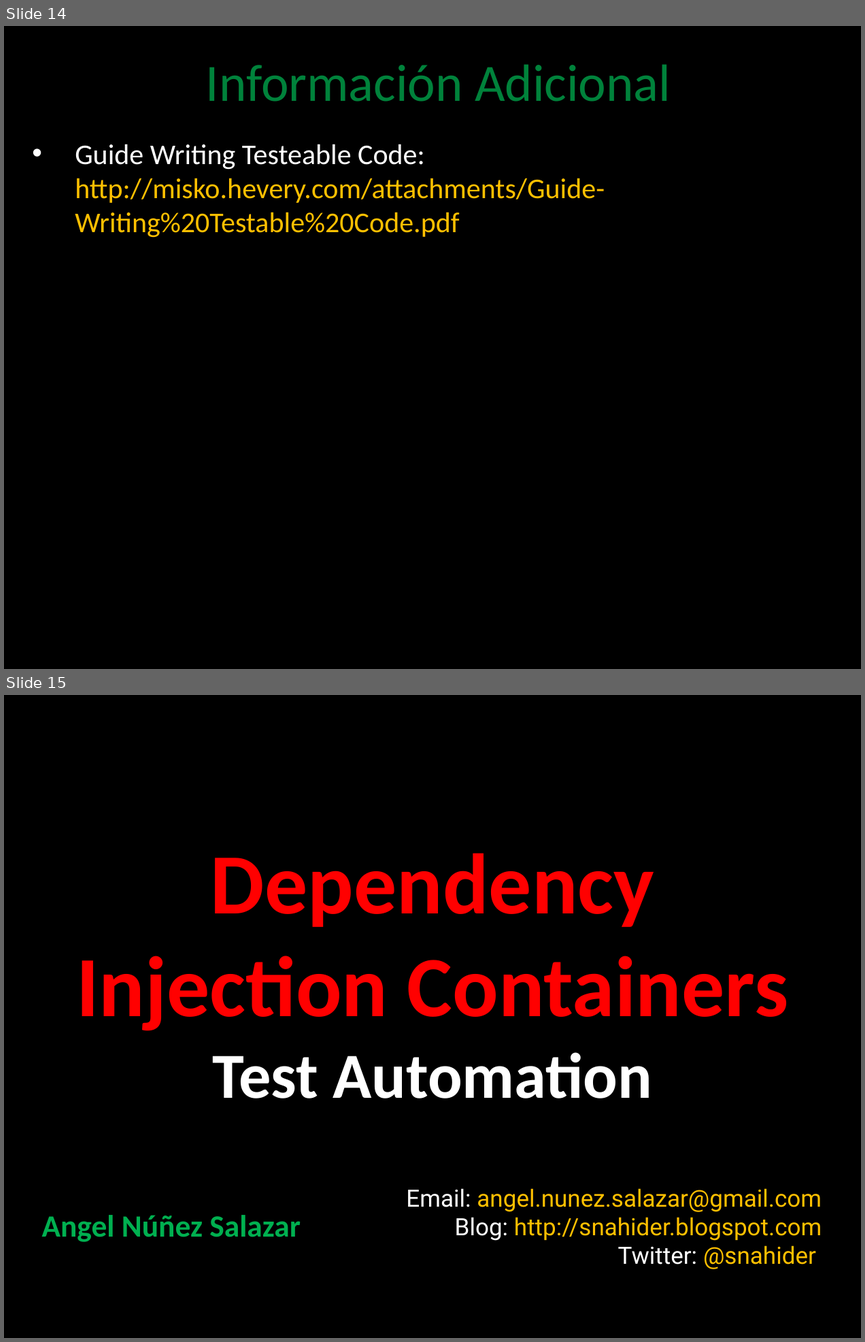
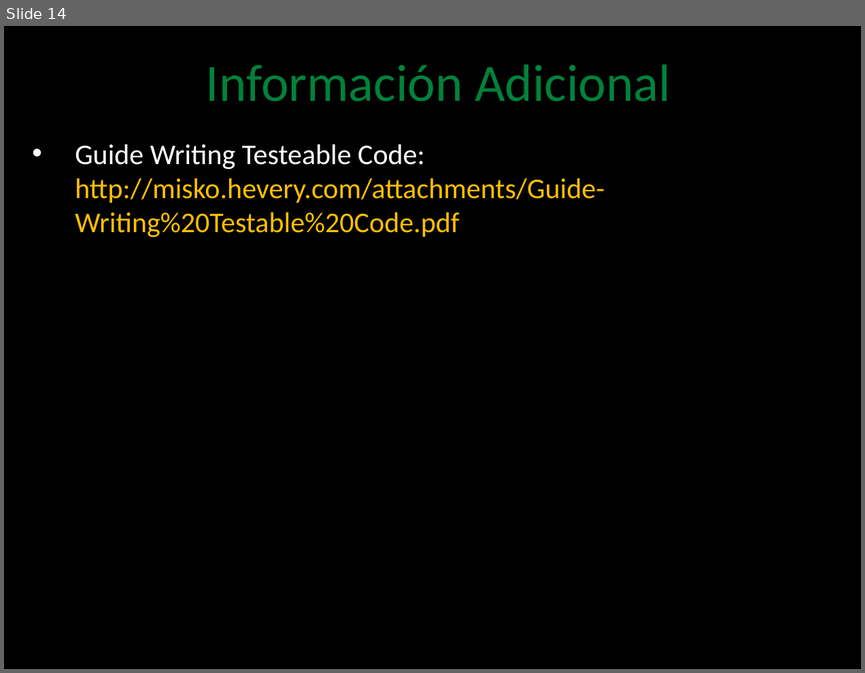
Before and after one commit to angelnunezsalazar/Test-Automation-Java, a slide deck: Diapositivas/3. Design For Testeability.pptx. Shown one above the other, each under a label of ours: slides 14 and 15 before the commit, slide 14 after it. The pictures are 865x1342 and 865x673 pixels, drawn with LibreOffice and Linux fonts; fonts in the diff are those of the drawing; background and template pictures are left out. Boxes give left, top, right and bottom in pixels: in the first picture for what was removed or moved away, otherwise in the second. Text is boxed around its words. In the diff, an @@ line names an element or a change of style, - is before the commit and + after.

Commit message:
Ejercicios Test Doubles y Concept Reviews

```diff
--- a/Diapositivas/3. Design For Testeability.pptx
+++ b/Diapositivas/3. Design For Testeability.pptx
@@ slide 15 removed at (4, 695, 861, 1338), background picture (left out) @@
@@ title removed at (76, 853, 788, 1098) @@
-Dependency Injection Containers
-Test Automation
@@ text removed at (406, 1188, 821, 1269) @@
-Email: angel.nunez.salazar@gmail.com
-Blog: http://snahider.blogspot.com
-Twitter: @snahider
@@ text removed at (42, 1215, 300, 1242) @@
-Angel Núñez Salazar
```
Also in this commit, not shown: 6 slides changed, 58 other files.
